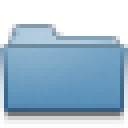
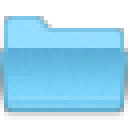
The second (128, 128) image is a revision of the first. Changes to its layers:
added layer "Pasted Layer" above "Background" over [0, 16, 128, 120]
painted on "Background" over [0, 24, 128, 128]
